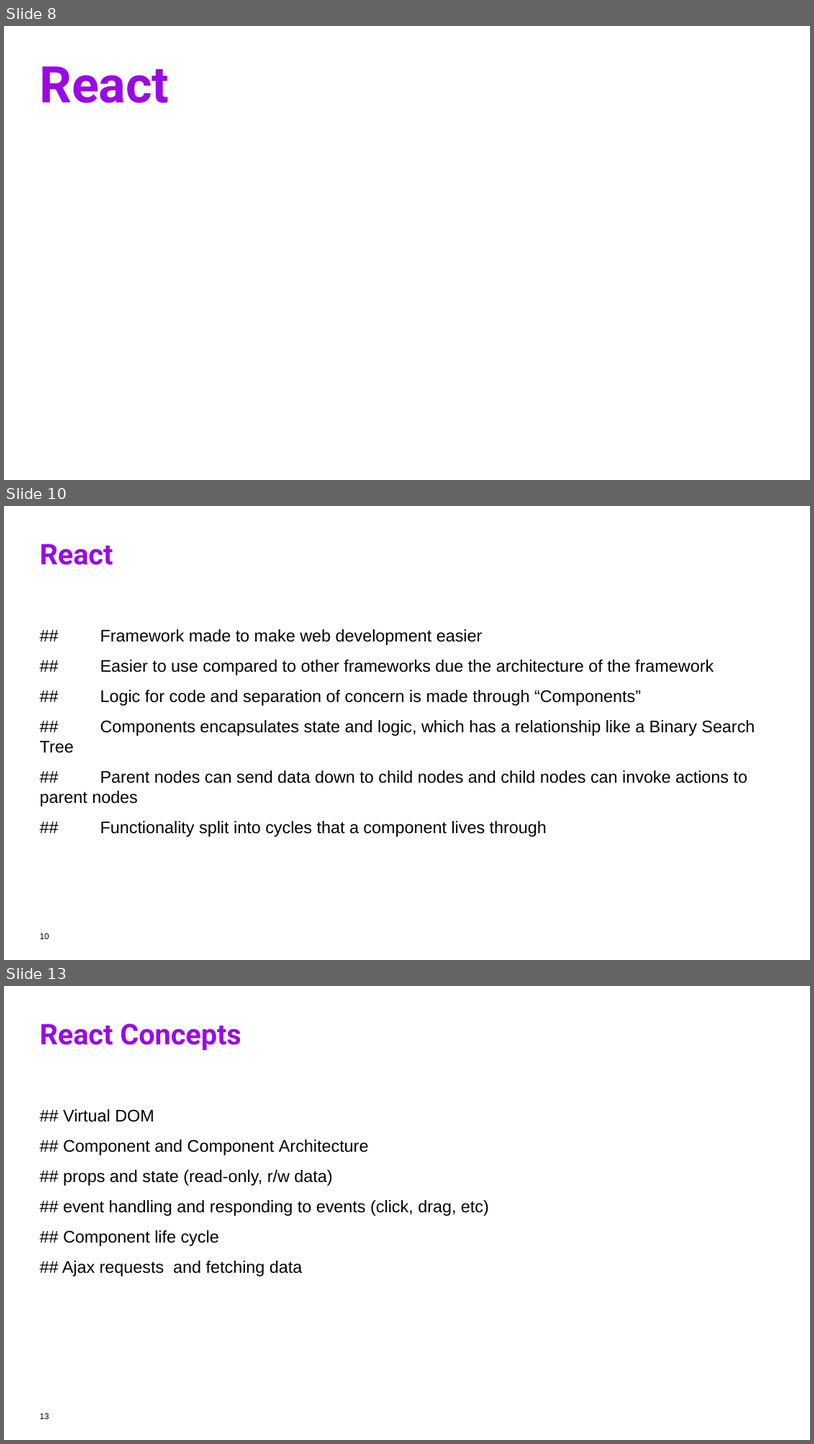
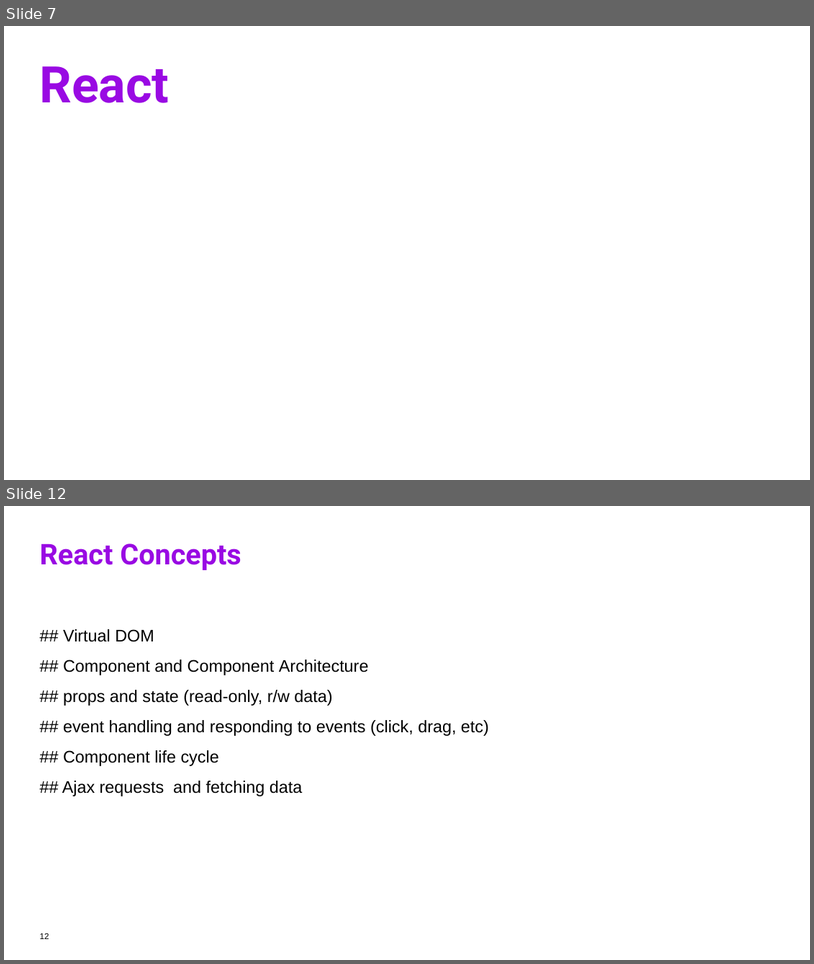
Before and after one commit to TeliaSoneraNorge/telia-workshop, a slide deck: workshop_tromsoe.pptx. Shown one above the other, each under a label of ours: slides 8, 10 and 13 before the commit, slides 7 and 12 after it; the slides between them are not shown. The pictures are 814x1444 and 814x964 pixels, drawn with LibreOffice and Linux fonts; fonts in the diff are those of the drawing; background and template pictures are left out. Boxes give left, top, right and bottom in pixels: in the first picture for what was removed or moved away, otherwise in the second. Text is boxed around its words. In the diff, an @@ line names an element or a change of style, - is before the commit and + after.

```diff
--- a/workshop_tromsoe.pptx
+++ b/workshop_tromsoe.pptx
@@ slide 10 removed at (x1=4, y1=506, x2=810, y2=960), background #FFFFFF @@
@@ title removed at (x1=40, y1=543, x2=113, y2=565) @@
-React
@@ text removed at (x1=40, y1=629, x2=755, y2=836) @@
-## Framework made to make web development easier
-## Easier to use compared to other frameworks due the architecture of the framework
-## Logic for code and separation of concern is made through “Components”
-## Components encapsulates state and logic, which has a relationship like a Binary Search Tree
-## Parent nodes can send data down to child nodes and child nodes can invoke actions to parent nodes
-## Functionality split into cycles that a component lives through
@@ page number removed at (x1=40, y1=933, x2=49, y2=939) @@
-10
@@ what was slide 8 is now slide 7 @@
@@ what was slide 13 is now slide 12 @@
@@ page number at (x1=40, y1=933, x2=49, y2=939): text changed @@
-13
+12
```
Also in this commit, not shown: 2 slides changed, 3 slides added, 3 other slides removed.
